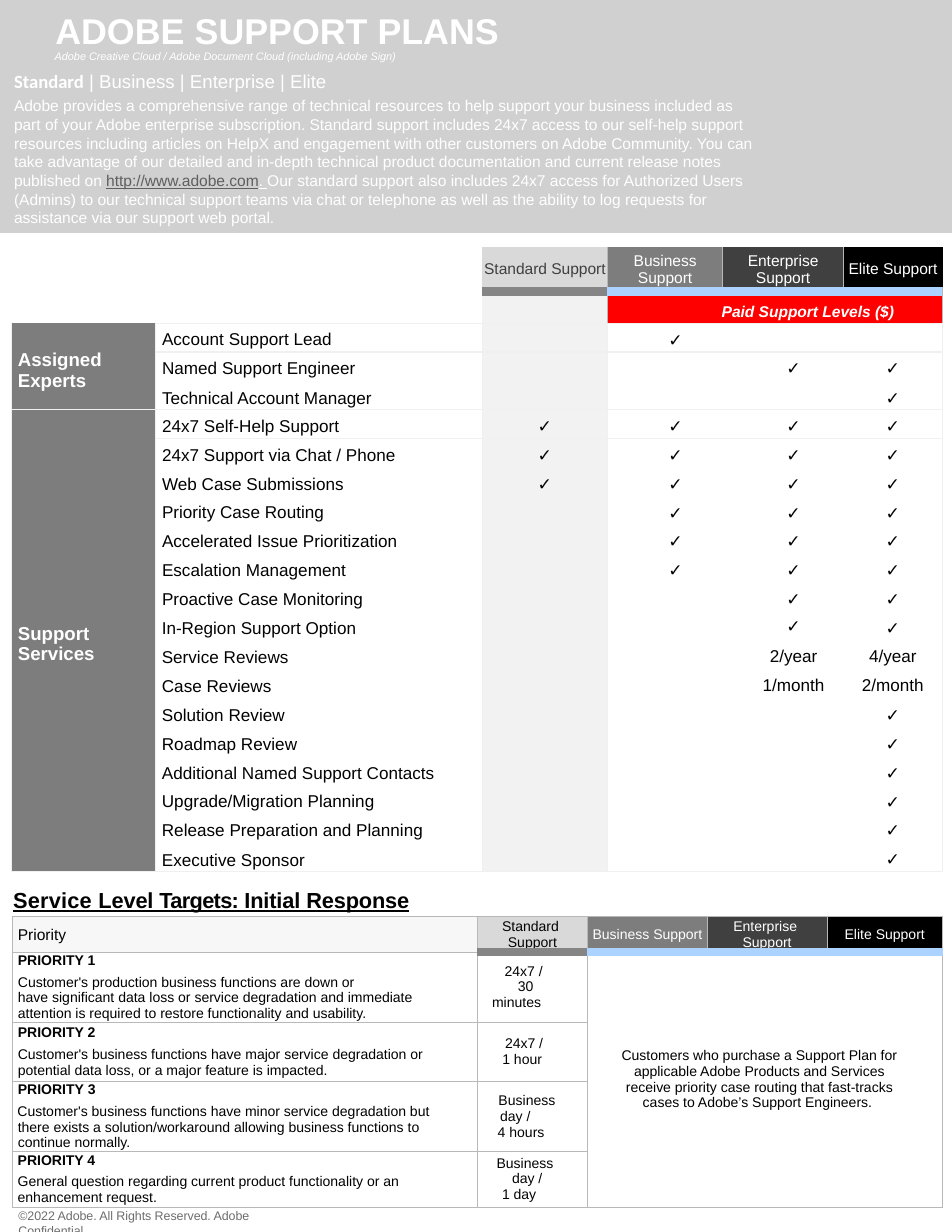
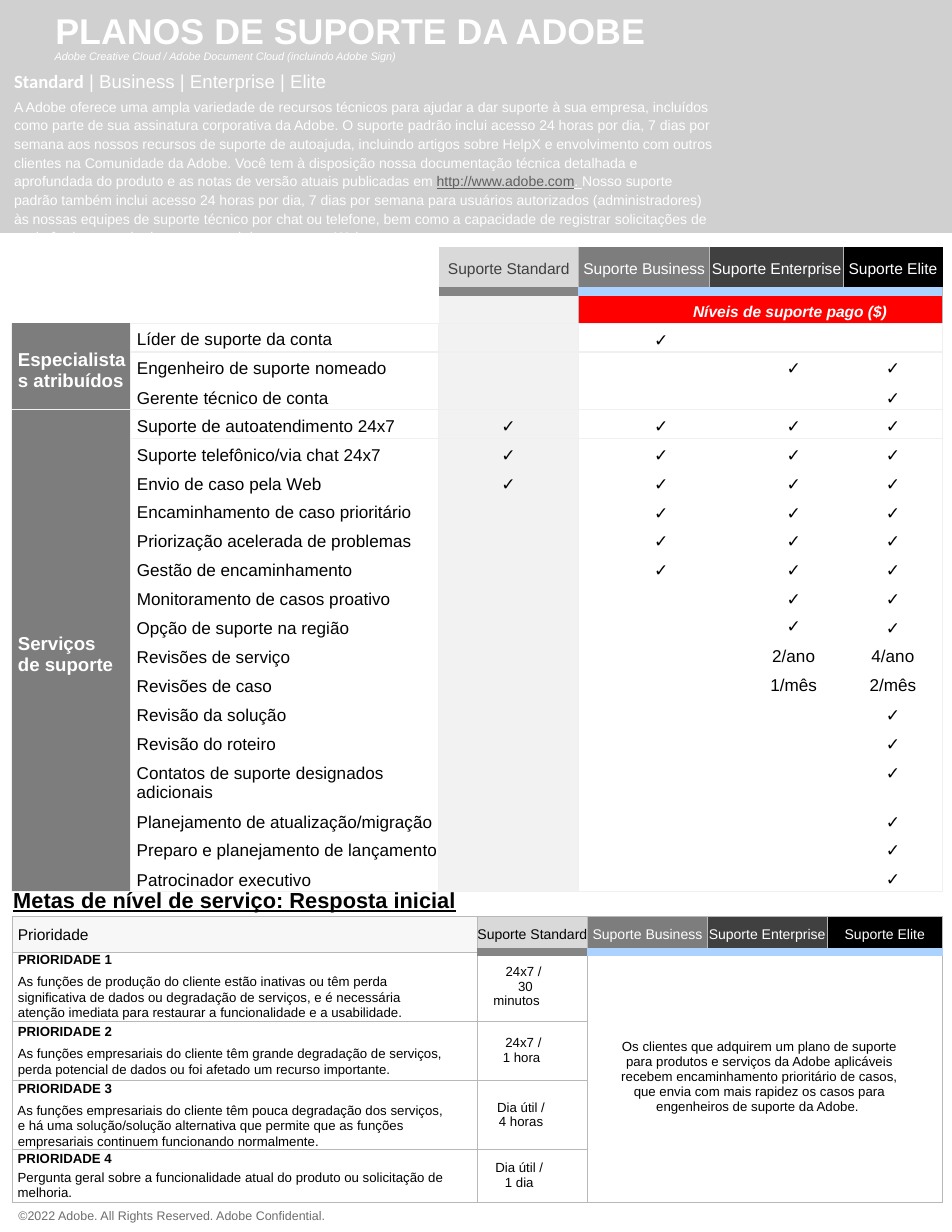
Before and after one commit to AdobeDocs/support-resources.pt-BR, a slide deck: slide 1 of help/data-sheets/assets/DMeStandardSupportDatasheet_2022.pptx. Drawn at 952x1232 pixels with LibreOffice and Linux fonts; fonts in the diff are those of the drawing; grey boxes stand for pictures. Boxes give left, top, right and bottom in pixels: in the first picture for what was removed or moved away, otherwise in the second. Text is boxed around its words. In the diff, an @@ line names an element or a change of style, - is before the commit and + after.

```diff
--- a/help/data-sheets/assets/DMeStandardSupportDatasheet_2022.pptx
+++ b/help/data-sheets/assets/DMeStandardSupportDatasheet_2022.pptx
@@ title at <box>55,19,645,44</box>: text changed @@
-ADOBE SUPPORT PLANS
+PLANOS DE SUPORTE DA ADOBE
@@ text at <box>55,53,396,60</box>: text changed @@
-Adobe Creative Cloud / Adobe Document Cloud (including Adobe Sign)
+Adobe Creative Cloud / Adobe Document Cloud (incluindo Adobe Sign)
@@ text at <box>14,102,712,233</box>: text changed; size 10 to 9 pt @@
-Adobe provides a comprehensive range of technical resources to help support your business included as part of your Adobe enterprise subscription. Standard support includes 24x7 access to our self-help support resources including articles on HelpX and engagement with other customers on Adobe Community. You can take advantage of our detailed and in-depth technical product documentation and current release notes published on http://www.adobe.com. Our standard support also includes 24x7 access for Authorized Users (Admins) to our technical support teams via chat or telephone as well as the ability to log requests for assistance via our support web portal.
+A Adobe oferece uma ampla variedade de recursos técnicos para ajudar a dar suporte à sua empresa, incluídos como parte de sua assinatura corporativa da Adobe. O suporte padrão inclui acesso 24 horas por dia, 7 dias por semana aos nossos recursos de suporte de autoajuda, incluindo artigos sobre HelpX e envolvimento com outros clientes na Comunidade da Adobe. Você tem à disposição nossa documentação técnica detalhada e aprofundada do produto e as notas de versão atuais publicadas em http://www.adobe.com. Nosso suporte padrão também inclui acesso 24 horas por dia, 7 dias por semana para usuários autorizados (administradores) às nossas equipes de suporte técnico por chat ou telefone, bem como a capacidade de registrar solicitações de assistência por meio de nosso portal de suporte na Web.
@@ table at <box>11,246,943,890</box> @@
-row 1:  |  | Standard Support | Business Support | Enterprise Support |  | Elite Support
+row 1:  |  | Suporte Standard | Suporte Business | Suporte Enterprise |  | Suporte Elite
-row 2, column 4: Paid Support Levels ($)
+row 2, column 4: Níveis de suporte pago ($)
-row 3, column 1: Assigned Experts
+row 3, column 1: Especialistas atribuídos
-row 3, column 2: Account Support Lead
+row 3, column 2: Líder de suporte da conta
-row 4, column 2: Named Support Engineer
+row 4, column 2: Engenheiro de suporte nomeado
-row 5, column 2: Technical Account Manager
+row 5, column 2: Gerente técnico de conta
-row 6, column 1: Support Services
+row 6, column 1: Serviços de suporte
-row 6, column 2: 24x7 Self-Help Support
+row 6, column 2: Suporte de autoatendimento 24x7
-row 7, column 2: 24x7 Support via Chat / Phone
+row 7, column 2: Suporte telefônico/via chat 24x7
-row 8, column 2: Web Case Submissions
+row 8, column 2: Envio de caso pela Web
-row 9, column 2: Priority Case Routing
+row 9, column 2: Encaminhamento de caso prioritário
-row 10, column 2: Accelerated Issue Prioritization
+row 10, column 2: Priorização acelerada de problemas
-row 11, column 2: Escalation Management
+row 11, column 2: Gestão de encaminhamento
-row 12, column 2: Proactive Case Monitoring
+row 12, column 2: Monitoramento de casos proativo
-row 13, column 2: In-Region Support Option
+row 13, column 2: Opção de suporte na região
-row 14:  | Service Reviews |  |  |  | 2/year | 4/year
+row 14:  | Revisões de serviço |  |  |  | 2/ano | 4/ano
-row 15:  | Case Reviews |  |  |  | 1/month | 2/month
+row 15:  | Revisões de caso |  |  |  | 1/mês | 2/mês
-row 16, column 2: Solution Review
+row 16, column 2: Revisão da solução
-row 17, column 2: Roadmap Review
+row 17, column 2: Revisão do roteiro
-row 18, column 2: Additional Named Support Contacts
+row 18, column 2: Contatos de suporte designados adicionais
-row 19, column 2: Upgrade/Migration Planning
+row 19, column 2: Planejamento de atualização/migração
-row 20, column 2: Release Preparation and Planning
+row 20, column 2: Preparo e planejamento de lançamento
-row 21, column 2: Executive Sponsor
+row 21, column 2: Patrocinador executivo
@@ text at <box>13,892,456,913</box>: text changed @@
-Service Level Targets: Initial Response
+Metas de nível de serviço: Resposta inicial
@@ table at <box>11,916,943,1201</box> @@
-row 1: Priority | Standard Support | Business Support | Enterprise Support | Elite Support
+row 1: Prioridade | Suporte Standard | Suporte Business | Suporte Enterprise | Suporte Elite
-row 2: PRIORITY 1 / Customer's production business functions are down or have significant data loss or service degradation and immediate attention is required to restore functionality and usability. | 24x7 / / 30 minutes | Customers who purchase a Support Plan for applicable Adobe Products and Services receive priority case routing that fast-tracks cases to Adobe’s Support Engineers. |  | 
+row 2: PRIORIDADE 1 / As funções de produção do cliente estão inativas ou têm perda significativa de dados ou degradação de serviços, e é necessária atenção imediata para restaurar a funcionalidade e a usabilidade. | 24x7 / / 30 minutos | Os clientes que adquirem um plano de suporte para produtos e serviços da Adobe aplicáveis recebem encaminhamento prioritário de casos, que envia com mais rapidez os casos para engenheiros de suporte da Adobe. |  | 
-row 3, column 1: PRIORITY 2 / Customer's business functions have major service degradation or potential data loss, or a major feature is impacted.
+row 3, column 1: PRIORIDADE 2 / As funções empresariais do cliente têm grande degradação de serviços, perda potencial de dados ou foi afetado um recurso importante.
-row 3, column 2: 24x7 / / 1 hour
+row 3, column 2: 24x7 / / 1 hora
-row 4, column 1: PRIORITY 3 / Customer's business functions have minor service degradation but there exists a solution/workaround allowing business functions to continue normally.
+row 4, column 1: PRIORIDADE 3 / As funções empresariais do cliente têm pouca degradação dos serviços, e há uma solução/solução alternativa que permite que as funções empresariais continuem funcionando normalmente.
-row 4, column 2: Business day / / 4 hours
+row 4, column 2: Dia útil / / 4 horas
-row 5, column 1: PRIORITY 4 / General question regarding current product functionality or an enhancement request.
+row 5, column 1: PRIORIDADE 4 / Pergunta geral sobre a funcionalidade atual do produto ou solicitação de melhoria.
-row 5, column 2: Business day / / 1 day
+row 5, column 2: Dia útil / / 1 dia
@@ text "©2022 Adobe. All Rights Reserved. ..." at <box>18,1211,325,1223</box>: letter spacing -0.1 to 0 pt @@
```
Also in this commit, not shown: 2 other slides changed, 6 other files.
